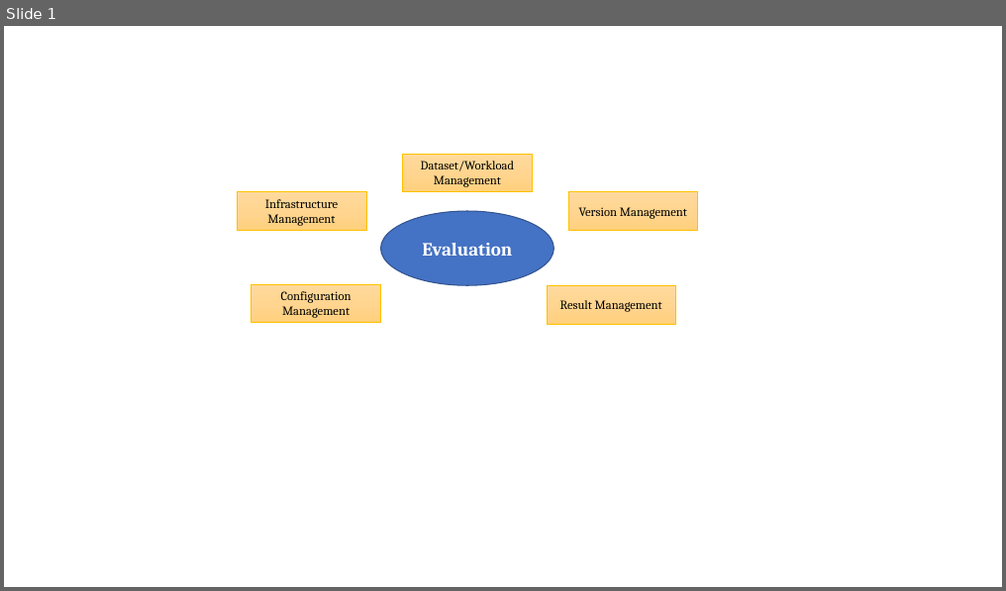
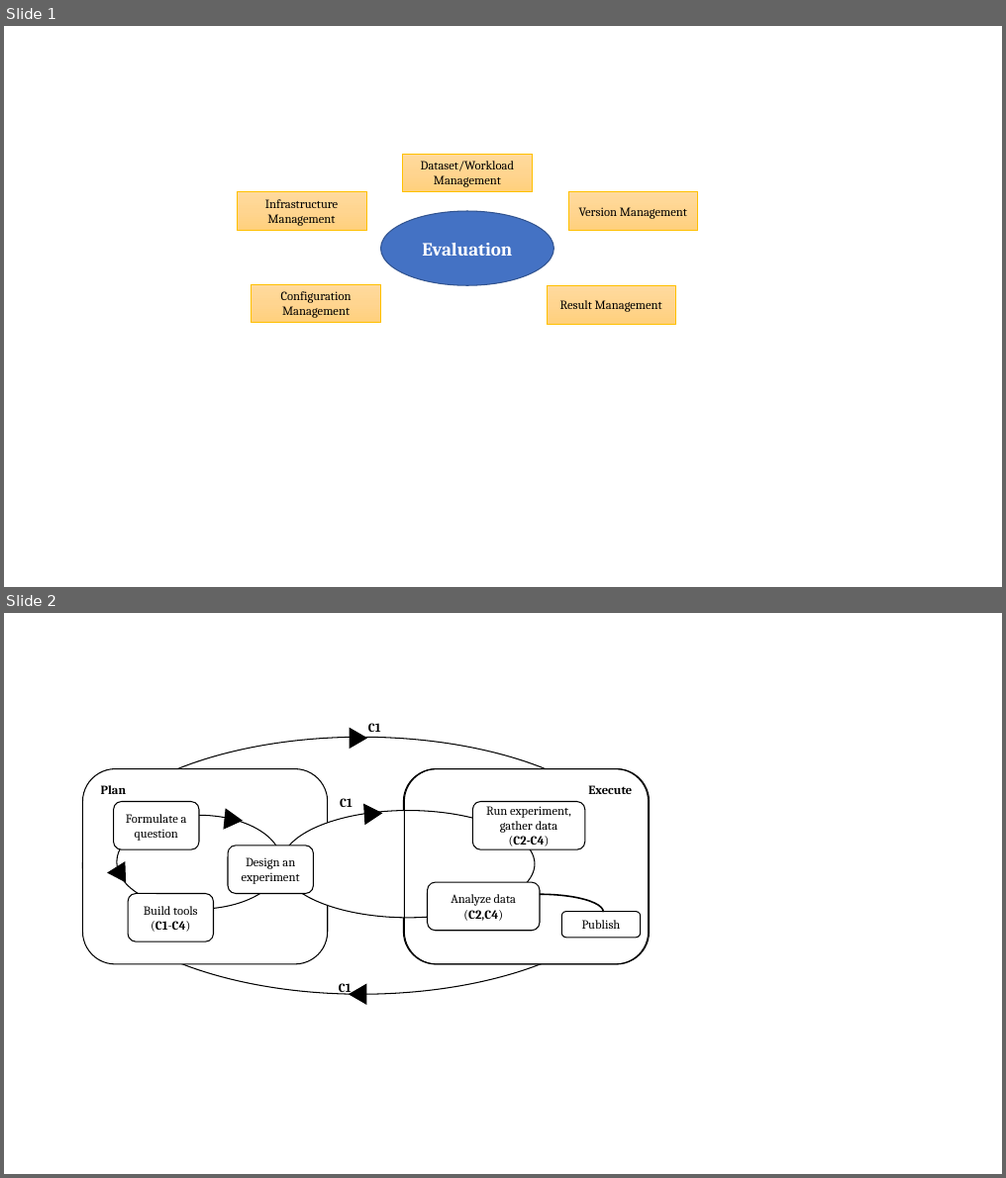
Before and after one commit to Cecca/running-experiments, a slide deck: figs/discussion_points.pptx. Shown one above the other, each under a label of ours: slide 1 before the commit, slides 1 and 2 after it. The pictures are 1006x591 and 1006x1178 pixels, drawn with LibreOffice and Linux fonts; fonts in the diff are those of the drawing. Boxes give left, top, right and bottom in pixels: in the first picture for what was removed or moved away, otherwise in the second. Text is boxed around its words. In the diff, an @@ line names an element or a change of style, - is before the commit and + after.

```diff
--- a/figs/discussion_points.pptx
+++ b/figs/discussion_points.pptx
@@ slide 2 added at [4, 613, 1002, 1174], background #FFFFFF @@
@@ triangle added at [350, 729, 366, 748], fill #000000, outline #000000 1 pt @@
@@ text added at [368, 723, 381, 732], 12 pt, text #000000, bold @@
+C1
@@ ellipse added at [82, 738, 641, 995], fill #FFFFFF, outline #000000 1 pt @@
@@ rounded rectangle added at [82, 768, 328, 964], fill #FFFFFF, outline #000000 1 pt @@
@@ text added at [101, 785, 127, 794], 12 pt, text #000000, bold @@
+Plan
@@ rounded rectangle added at [404, 768, 648, 964], fill #FFFFFF, outline #000000 1 pt @@
@@ rounded rectangle added at [405, 768, 649, 964], outline #000000 1 pt @@
@@ text added at [588, 785, 632, 794], 12 pt, text #000000, bold @@
+Execute
@@ rounded rectangle added at [113, 802, 199, 850], fill #FFFFFF, outline #000000 1 pt, 12 pt, text #000000 @@
+Formulate a question
@@ ellipse added at [117, 815, 282, 909], fill #FFFFFF, outline #000000 1 pt @@
@@ triangle added at [224, 809, 243, 831], fill #000000, outline #000000 1 pt @@
@@ ellipse added at [282, 811, 535, 918], fill #FFFFFF, outline #000000 1 pt @@
@@ text added at [340, 798, 352, 807], 12 pt, text #000000, bold @@
+C1
@@ triangle added at [364, 804, 382, 824], fill #000000, outline #000000 1 pt @@
@@ rounded rectangle added at [472, 802, 585, 850], fill #FFFFFF, outline #000000 1 pt, 12 pt, text #000000 @@
+Run experiment,
+gather data
+(C2-C4)
@@ rounded rectangle added at [228, 846, 313, 894], fill #FFFFFF, outline #000000 1 pt, 12 pt, text #000000 @@
+Design an experiment
@@ triangle added at [108, 862, 134, 888], fill #000000, outline #000000 1 pt @@
@@ rounded rectangle added at [128, 894, 213, 942], fill #FFFFFF, outline #000000 1 pt, 12 pt, text #000000 @@
+Build tools
+(C1-C4)
@@ rounded rectangle added at [428, 882, 540, 931], fill #FFFFFF, outline #000000 1 pt, 12 pt, text #000000 @@
+Analyze data
+(C2,C4)
@@ arc (boxed as its full ellipse) added at [475, 894, 603, 930], outline #000000 1.5 pt @@
@@ rounded rectangle added at [561, 912, 641, 938], fill #FFFFFF, outline #000000 1 pt, 12 pt, text #000000 @@
+Publish
@@ text added at [339, 983, 351, 995], 12 pt, text #000000, bold @@
+C1
@@ triangle added at [350, 984, 366, 1004], fill #000000, outline #000000 1 pt @@
```
Also in this commit, not shown: 2 other files.
